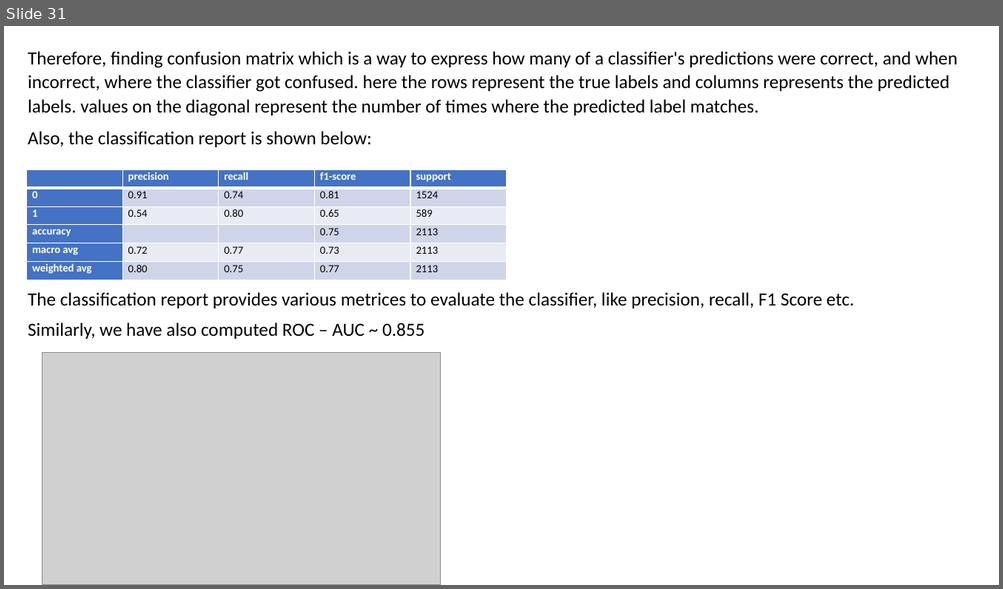
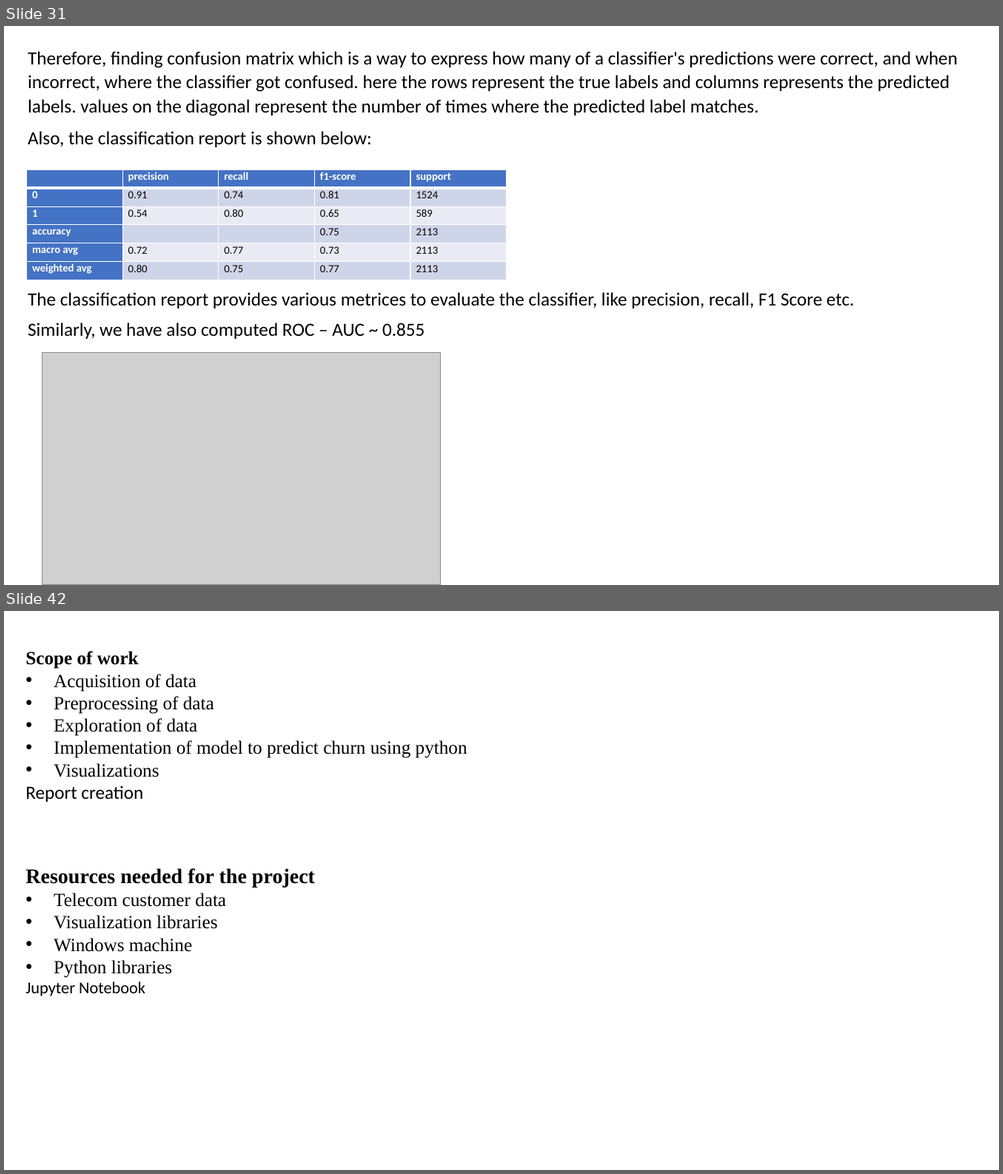
Before and after one commit to samarth-malhotra/Dissertation, a slide deck: Customer Churn Prediction in Telecom using Machine Learning.pptx. Shown one above the other, each under a label of ours: slide 31 before the commit, slides 31 and 42 after it; the slides between them are not shown. The pictures are 1003x589 and 1003x1174 pixels, drawn with LibreOffice and Linux fonts; fonts in the diff are those of the drawing; grey boxes stand for pictures. Boxes give left, top, right and bottom in pixels: in the first picture for what was removed or moved away, otherwise in the second. Text is boxed around its words. In the diff, an @@ line names an element or a change of style, - is before the commit and + after.

```diff
--- a/Customer Churn Prediction in Telecom using Machine Learning.pptx
+++ b/Customer Churn Prediction in Telecom using Machine Learning.pptx
@@ slide 42 added at box(4, 611, 999, 1170), background #FFFFFF @@
@@ text added at box(25, 651, 467, 802), 18 pt, text #000000 @@
+Scope of work
+• Acquisition of data
+• Preprocessing of data
+• Exploration of data
+• Implementation of model to predict churn using python
+• Visualizations
+Report creation
@@ text added at box(25, 869, 315, 997), 18 pt, text #000000 @@
+Resources needed for the project
+• Telecom customer data
+• Visualization libraries
+• Windows machine
+• Python libraries
+Jupyter Notebook
```
Also in this commit, not shown: 3 slides changed, 12 other slides added, 3 other files.
